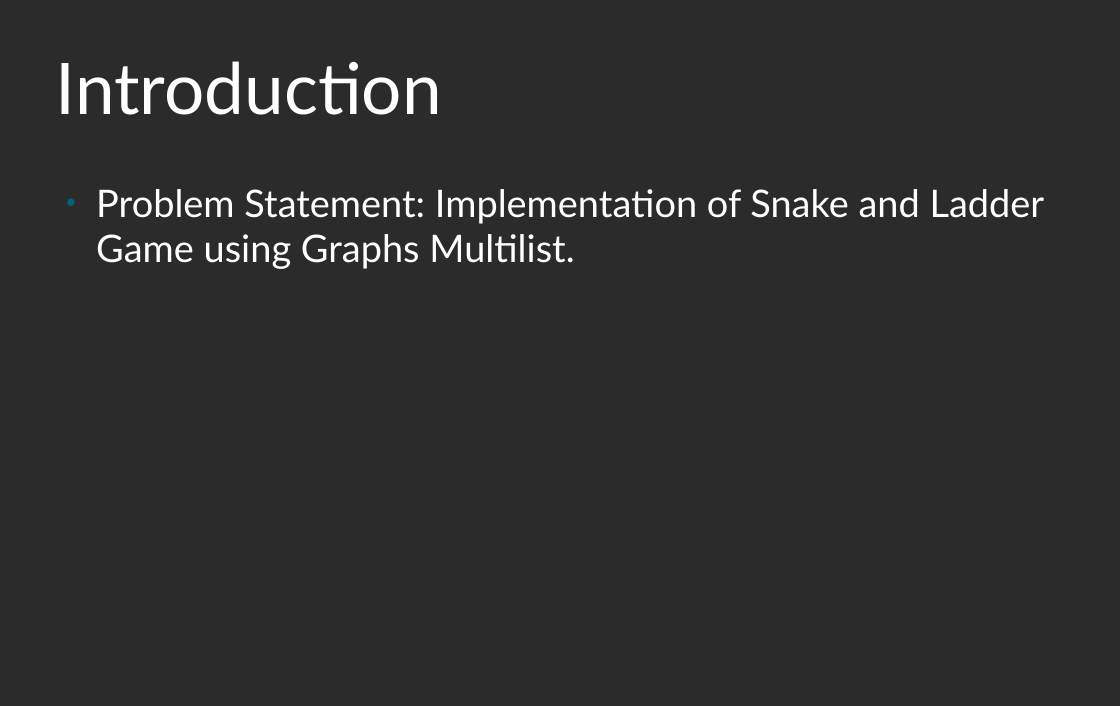
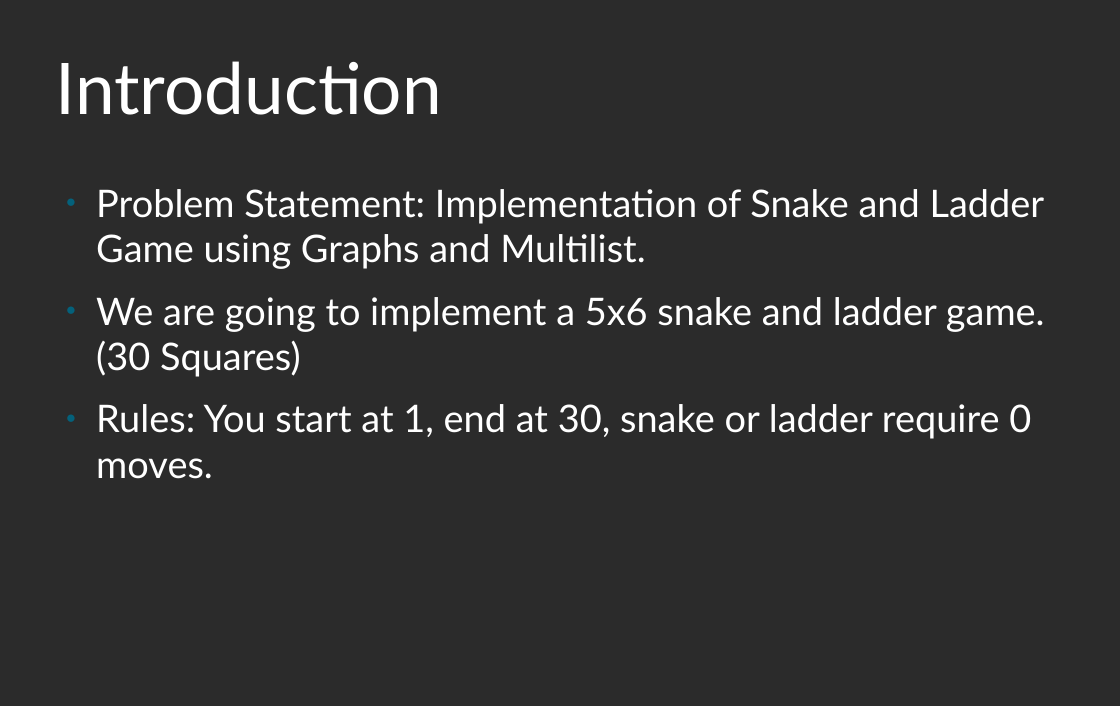
Before and after one commit to srujandeshpande/snake-ladder, a slide deck: slide 2 of snake.odp. Drawn at 1120x706 pixels with LibreOffice and Linux fonts; fonts in the diff are those of the drawing; background and template pictures are left out; a plain dark background stands for a picture behind light text. Boxes give left, top, right and bottom in pixels: in the first picture for what was removed or moved away, otherwise in the second. Text is boxed around its words. In the diff, an @@ line names an element or a change of style, - is before the commit and + after.

```diff
--- a/snake.odp
+++ b/snake.odp
@@ text at bbox=[96, 189, 1045, 479]: text changed @@
-● Problem Statement: Implementation of Snake and Ladder Game using Graphs Multilist.
+● Problem Statement: Implementation of Snake and Ladder Game using Graphs and Multilist.
+● We are going to implement a 5x6 snake and ladder game. (30 Squares)
+● Rules: You start at 1, end at 30, snake or ladder require 0 moves.
```
Also in this commit, not shown: 1 other slide changed, 10 slides added, 8 other files.
